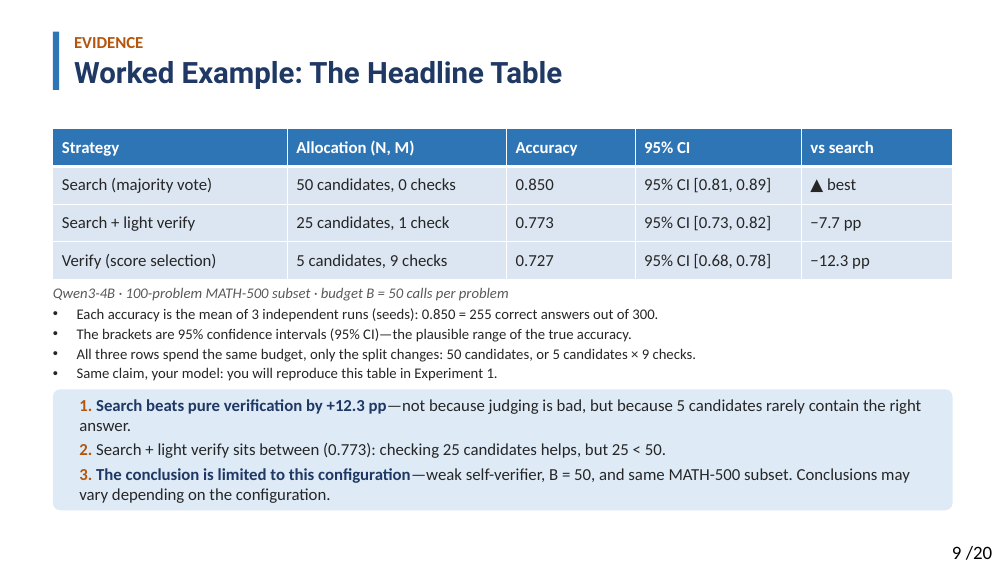
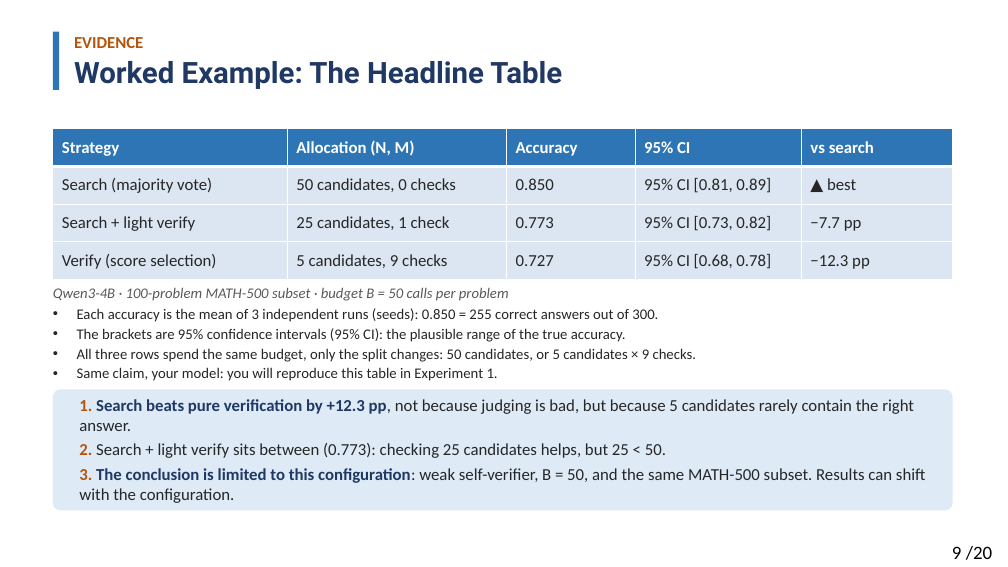
Before and after one commit to Solitus0726/search-vs-verify-course, a slide deck: slide 9 of slides/lecture_slides.pptx. Drawn at 1008x567 pixels with LibreOffice and Linux fonts; fonts in the diff are those of the drawing. Boxes give left, top, right and bottom in pixels: in the first picture for what was removed or moved away, otherwise in the second. Text is boxed around its words. In the diff, an @@ line names an element or a change of style, - is before the commit and + after.

```diff
--- a/slides/lecture_slides.pptx
+++ b/slides/lecture_slides.pptx
@@ text at bbox=[77, 328, 626, 342]: text changed @@
-• The brackets are 95% confidence intervals (95% CI)—the plausible range of the true accuracy.
+• The brackets are 95% confidence intervals (95% CI): the plausible range of the true accuracy.
@@ text at bbox=[79, 399, 914, 431]: text changed @@
-1. Search beats pure verification by +12.3 pp—not because judging is bad, but because 5 candidates rarely contain the right answer.
+1. Search beats pure verification by +12.3 pp, not because judging is bad, but because 5 candidates rarely contain the right answer.
@@ text at bbox=[79, 468, 926, 503]: text changed @@
-3. The conclusion is limited to this configuration—weak self-verifier, B = 50, and same MATH-500 subset. Conclusions may vary depending on the configuration.
+3. The conclusion is limited to this configuration: weak self-verifier, B = 50, and the same MATH-500 subset. Results can shift with the configuration.
```
Also in this commit, not shown: 17 other slides changed, 1 other file.
